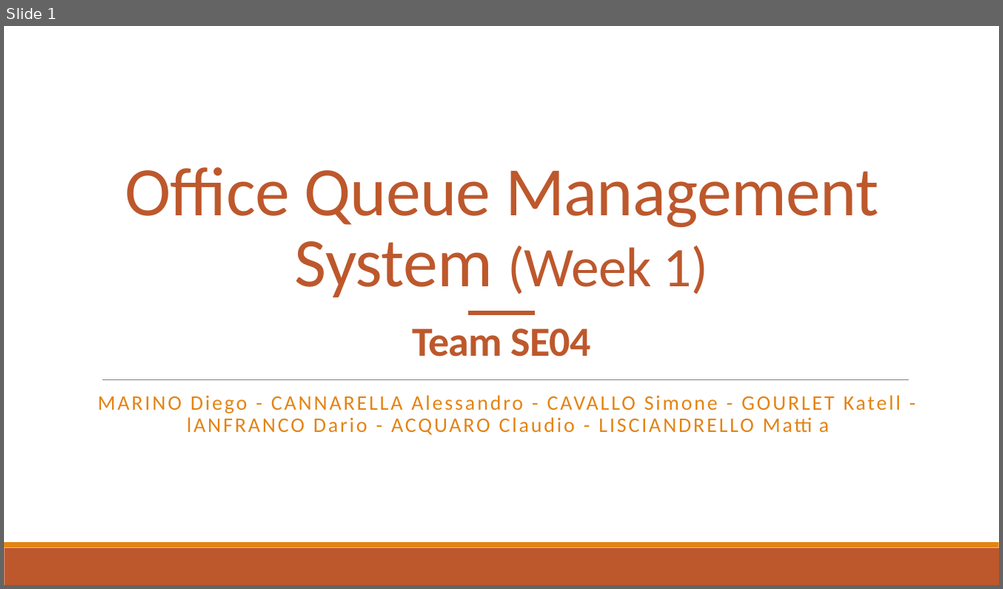
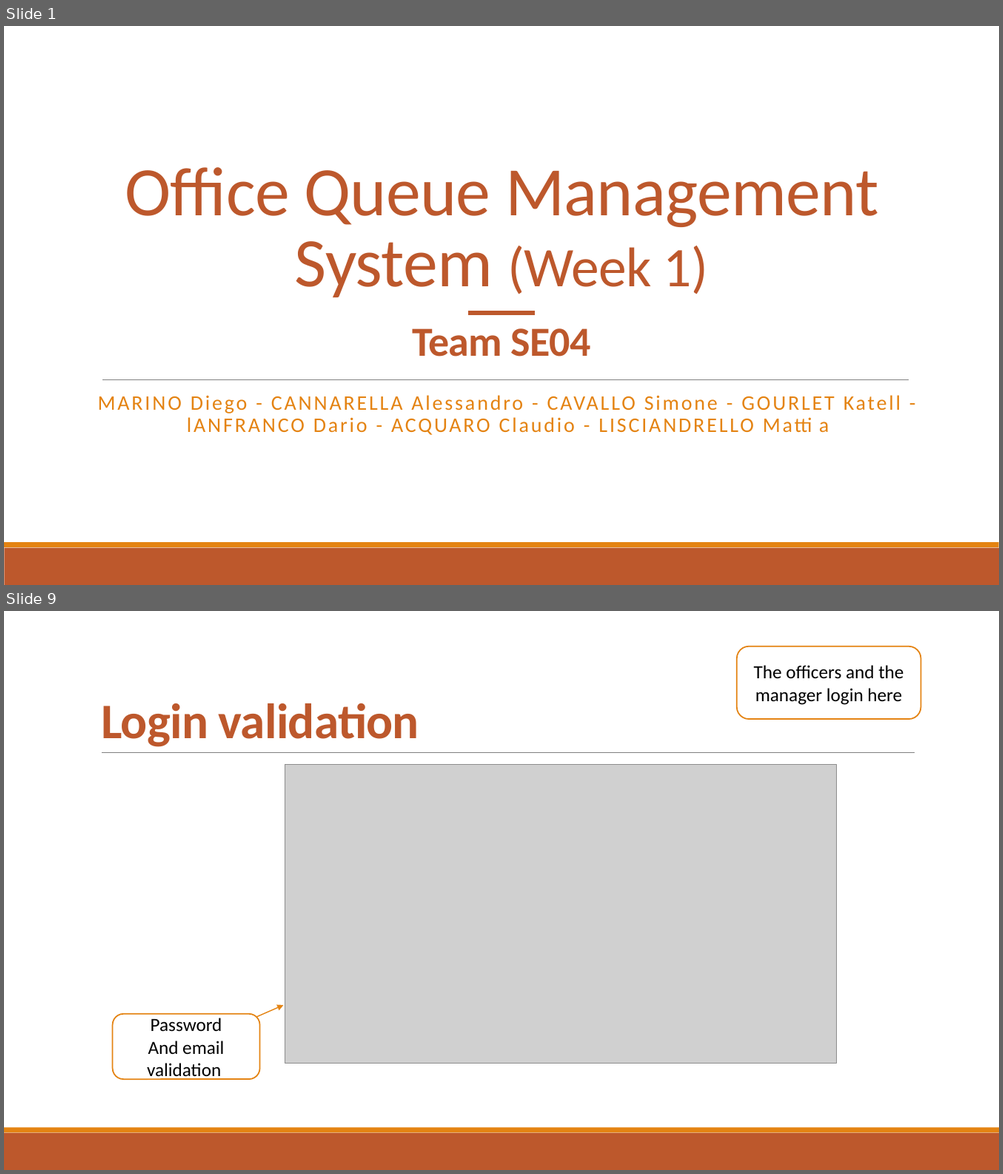
Before and after one commit to djemar/se2021-04-OfficeQueueManager, a slide deck: PresentationW1.pptx. Shown one above the other, each under a label of ours: slide 1 before the commit, slides 1 and 9 after it; the slides between them are not shown. The pictures are 1003x589 and 1003x1174 pixels, drawn with LibreOffice and Linux fonts; fonts in the diff are those of the drawing; grey boxes stand for pictures. Boxes give left, top, right and bottom in pixels: in the first picture for what was removed or moved away, otherwise in the second. Text is boxed around its words. In the diff, an @@ line names an element or a change of style, - is before the commit and + after.

```diff
--- a/PresentationW1.pptx
+++ b/PresentationW1.pptx
@@ slide 9 added at (4,611,999,1170), background #FFFFFF; not listed: 2 template elements that a slide beside it also shows @@
@@ rounded rectangle added at (737,646,921,719), fill #FFFFFF, outline #E48312 1.25 pt, 18 pt, text #000000 @@
+The officers and the manager login here
@@ title added at (101,703,419,747), 48 pt, text #BD582C, bold @@
+Login validation
@@ line added from (102, 753) to (915, 753), #808080 0.5 pt @@
@@ picture added at (285,765,836,1064) @@
@@ arrow added from (210, 1037) to (284, 1005), #E48312 1 pt @@
@@ rounded rectangle added at (112,1014,259,1080), fill #FFFFFF, outline #E48312 1.25 pt, 18 pt, text #000000 @@
+Password
+And email validation
```
Also in this commit, not shown: 5 slides changed, 4 other slides added, 1 slide removed, 2 other files.
